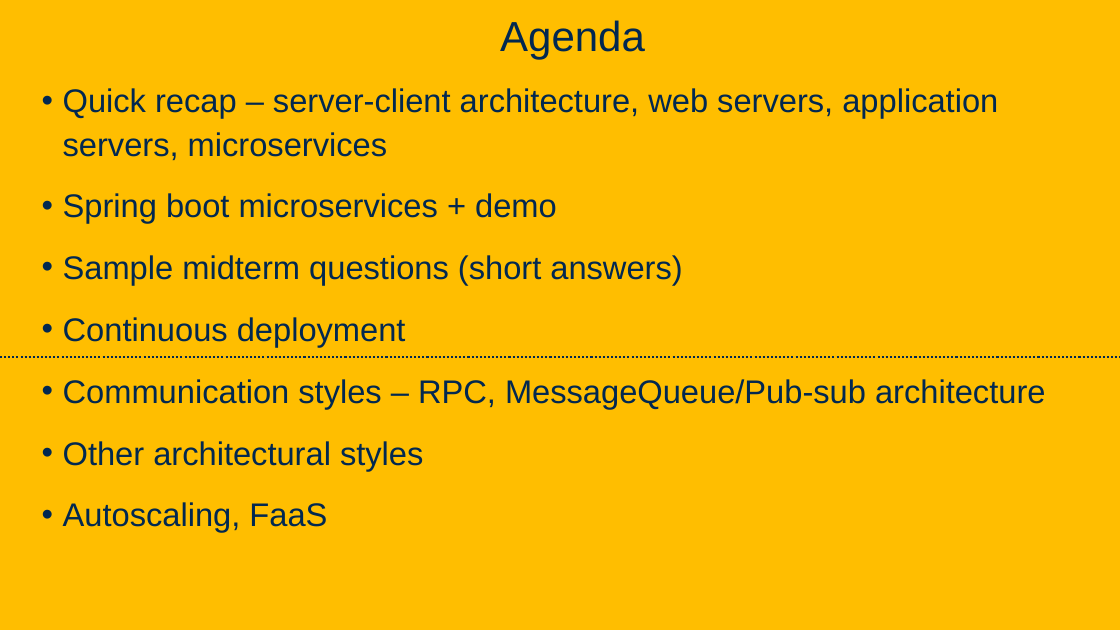
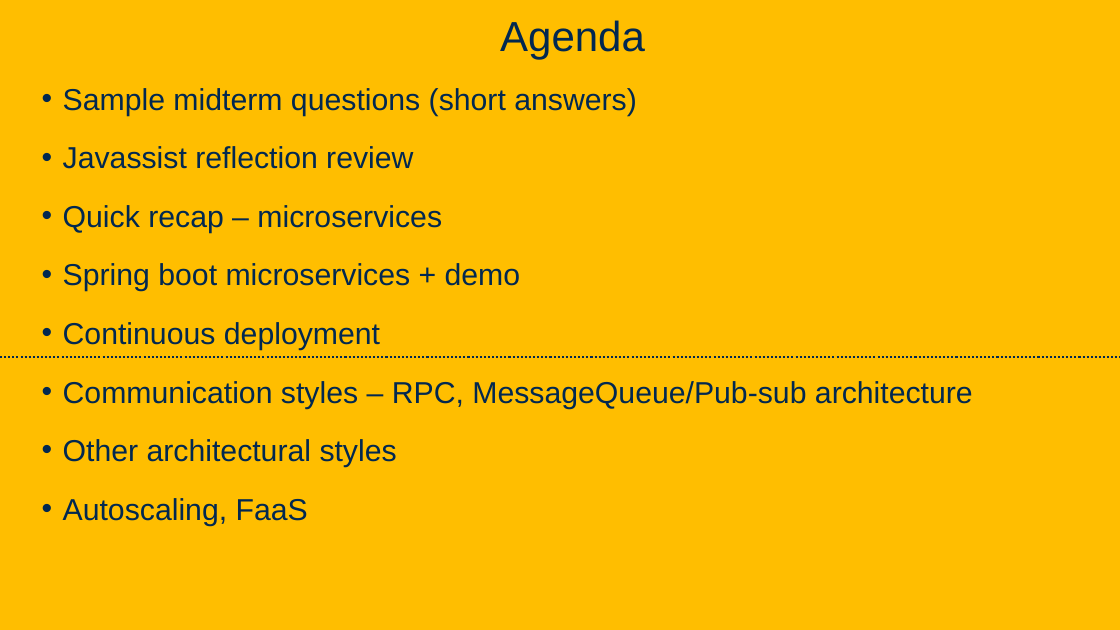
Before and after one commit to davsec-teaching/ecs160-f25, a slide deck: slide 76 of slides/6_software_architecture.pptx. Drawn at 1120x630 pixels with LibreOffice and Linux fonts; fonts in the diff are those of the drawing; background and template pictures are left out. Boxes give left, top, right and bottom in pixels: in the first picture for what was removed or moved away, otherwise in the second. Text is boxed around its words. In the diff, an @@ line names an element or a change of style, - is before the commit and + after.

```diff
--- a/slides/6_software_architecture.pptx
+++ b/slides/6_software_architecture.pptx
@@ text at box(63, 88, 637, 233): text changed; size 28 to 25.9 pt @@
-• Quick recap – server-client architecture, web servers, application servers, microservices
+• Sample midterm questions (short answers)
+• Javassist reflection review
+• Quick recap – microservices
@@ text at box(63, 255, 682, 285): paragraph removed @@
-• Sample midterm questions (short answers)
@@ text at box(63, 263, 973, 526): size 28 to 25.9 pt in "Spring boot microservices + demo", "Continuous deployment", "Communication styles – RPC, MessageQueue/Pub-sub architectur ...", "Other architectural styles" and 1 more places @@
```
Also in this commit, not shown: 1 other slide changed, 1 slide added, 1 other file.
